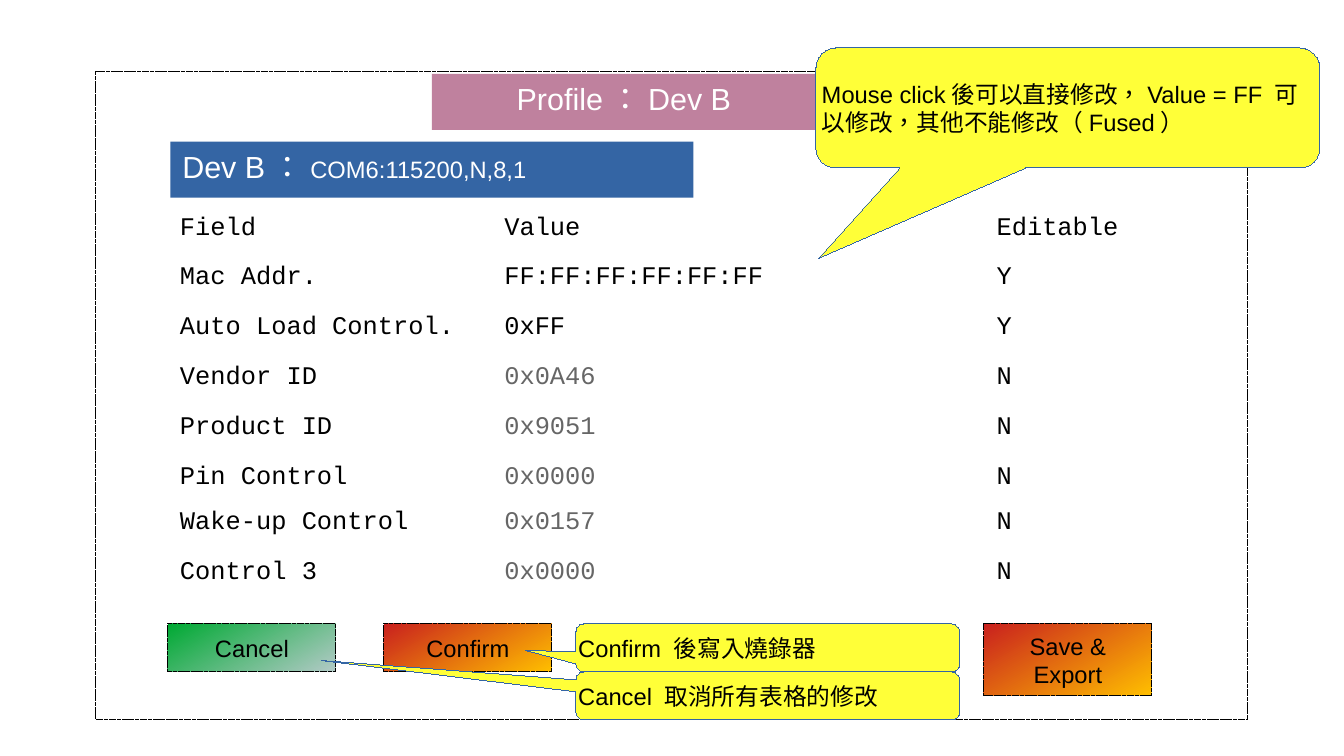
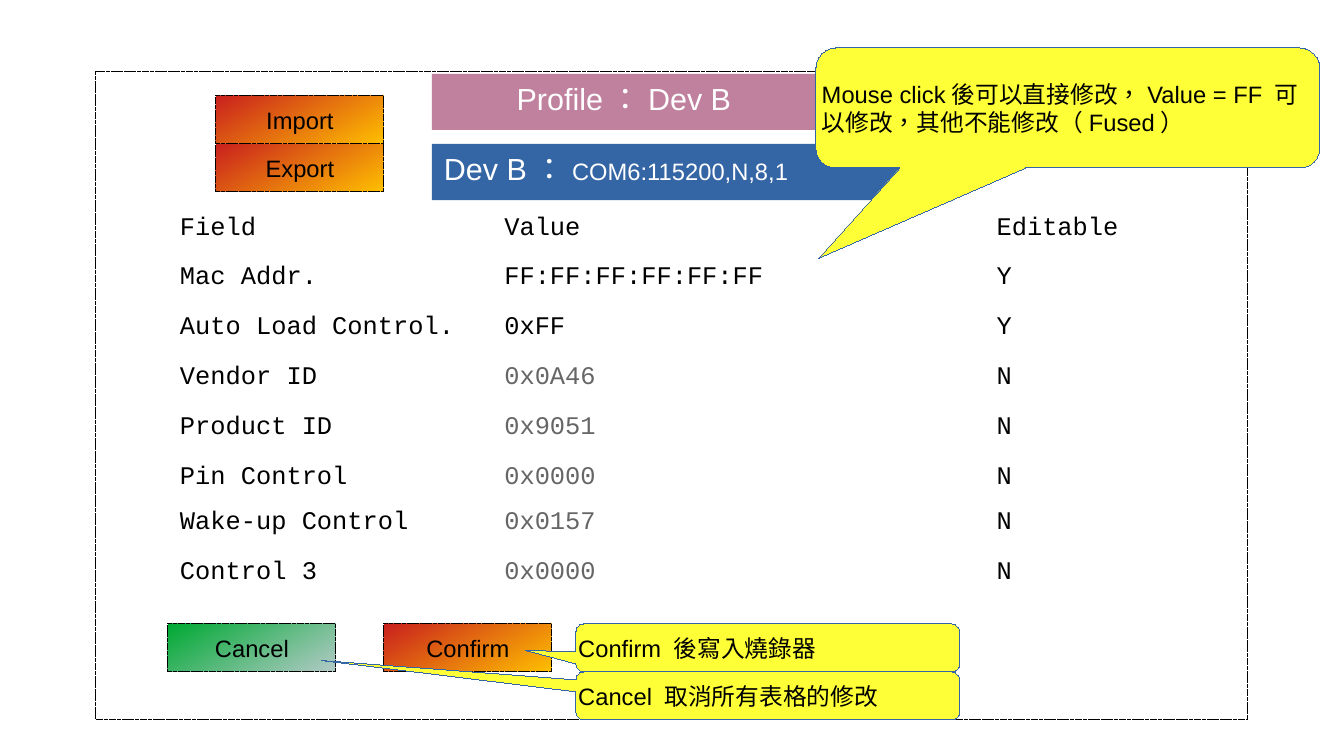
Before and after one commit to tomjpsun/obsidianVaults, a slide deck: slide 3 of DM9051A OTP 燒錄專案/8051A OTP GUI.odp. Drawn at 1344x756 pixels with LibreOffice and Linux fonts; fonts in the diff are those of the drawing. Boxes give left, top, right and bottom in pixels: in the first picture for what was removed or moved away, otherwise in the second. Text is boxed around its words. In the diff, an @@ line names an element or a change of style, - is before the commit and + after.

Commit message:
vault backup: 2023-12-15 14:45:41
Affected files:
DM9051A OTP 燒錄專案/.~lock.8051A OTP GUI.odp#
DM9051A OTP 燒錄專案/8051A OTP GUI.odp

```diff
--- a/DM9051A OTP 燒錄專案/8051A OTP GUI.odp
+++ b/DM9051A OTP 燒錄專案/8051A OTP GUI.odp
@@ rectangle added at (216,96,384,144), fill gradient #C9211E to #FFBF00, outline #000000 0 pt dashed, 14 pt, text #000000 @@
+Import
@@ rectangle "Export": place and size @@
-rectangle "Export" at (984,624,1153,696)
+rectangle "Export" at (216,144,384,191)
@@ rectangle "Dev B：COM6:115200,N,8,1": place and size @@
-rectangle "Dev B：COM6:115200,N,8,1" at (171,141,694,198)
+rectangle "Dev B：COM6:115200,N,8,1" at (432,144,955,200)
@@ text in rectangle at (1030,638,1084,656): paragraph removed @@
-Save &
```
Also in this commit, not shown: 1 other file.
